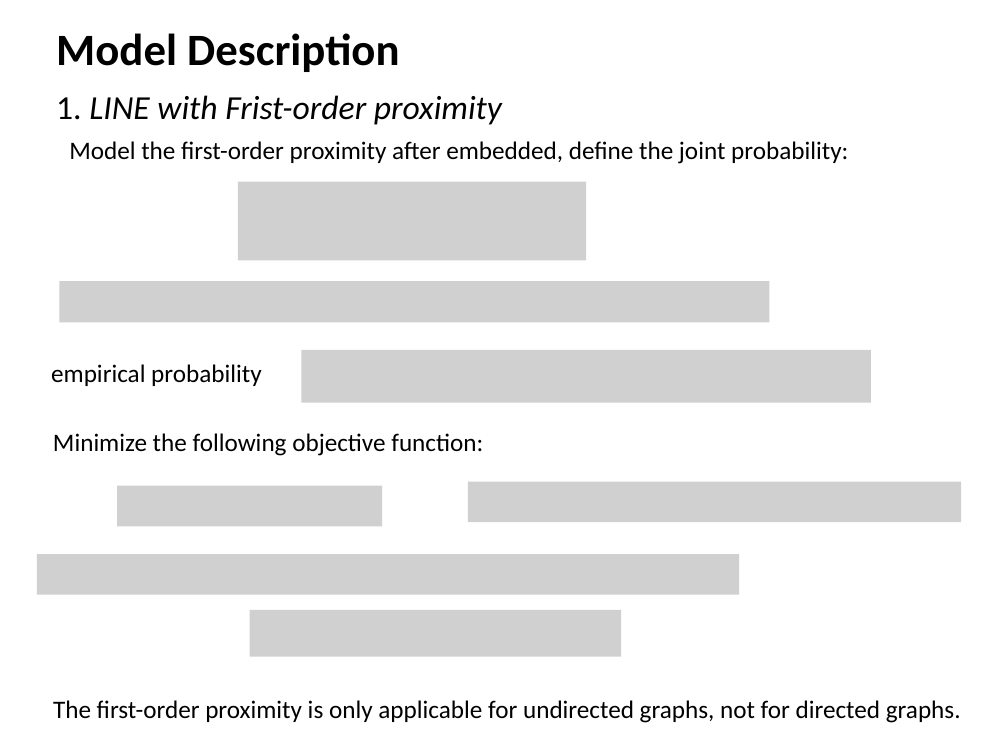
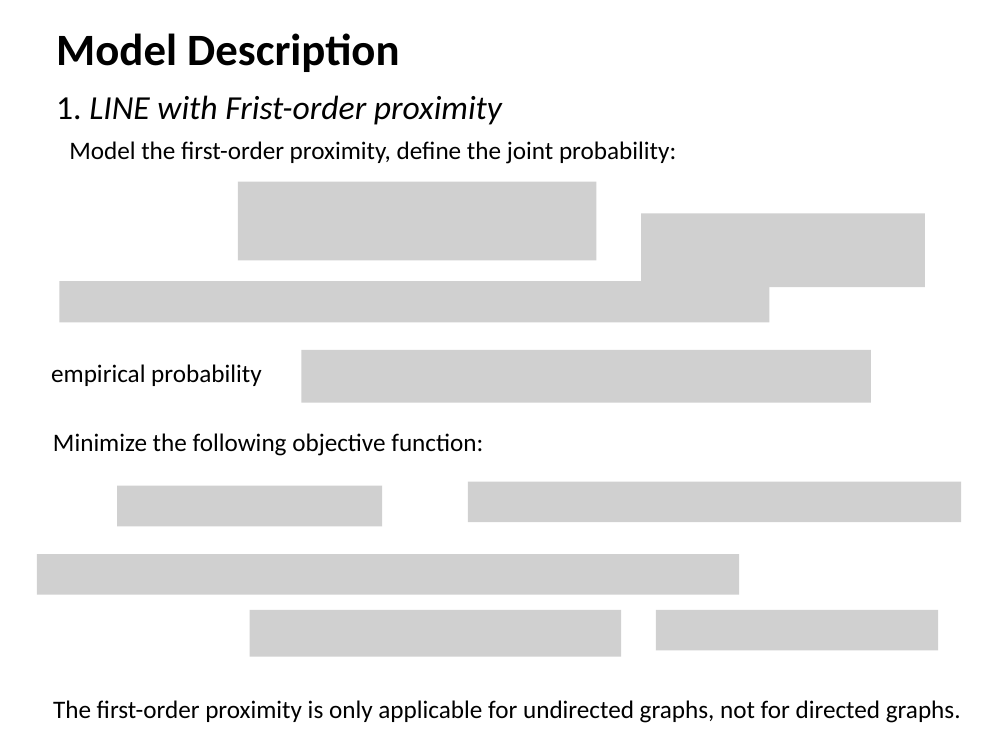
Before and after one commit to Tigerrr07/GNN-tiger, a slide deck: slide 3 of 3_LINE/LINE.pptx. Drawn at 1008x756 pixels with LibreOffice and Linux fonts; fonts in the diff are those of the drawing; grey boxes stand for pictures. Boxes give left, top, right and bottom in pixels: in the first picture for what was removed or moved away, otherwise in the second. Text is boxed around its words. In the diff, an @@ line names an element or a change of style, - is before the commit and + after.

```diff
--- a/3_LINE/LINE.pptx
+++ b/3_LINE/LINE.pptx
@@ text at (69,141,676,164): text changed @@
-Model the first-order proximity after embedded, define the joint probability:
+Model the first-order proximity, define the joint probability:
@@ picture: place and size @@
-picture at (238,181,586,260)
+picture at (238,181,597,260)
@@ picture added at (641,214,924,287) @@
@@ picture added at (656,610,938,650) @@
```
Also in this commit, not shown: 1 other slide changed, 5 slides added, 3 other files.
